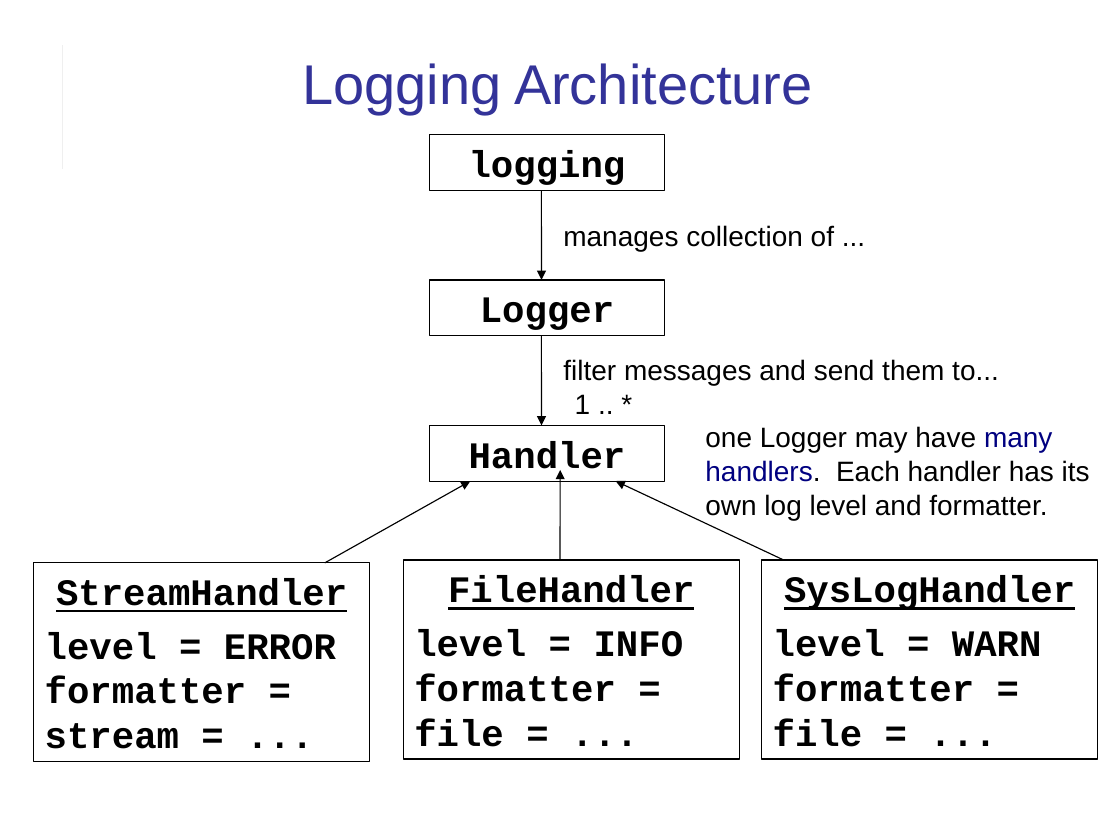
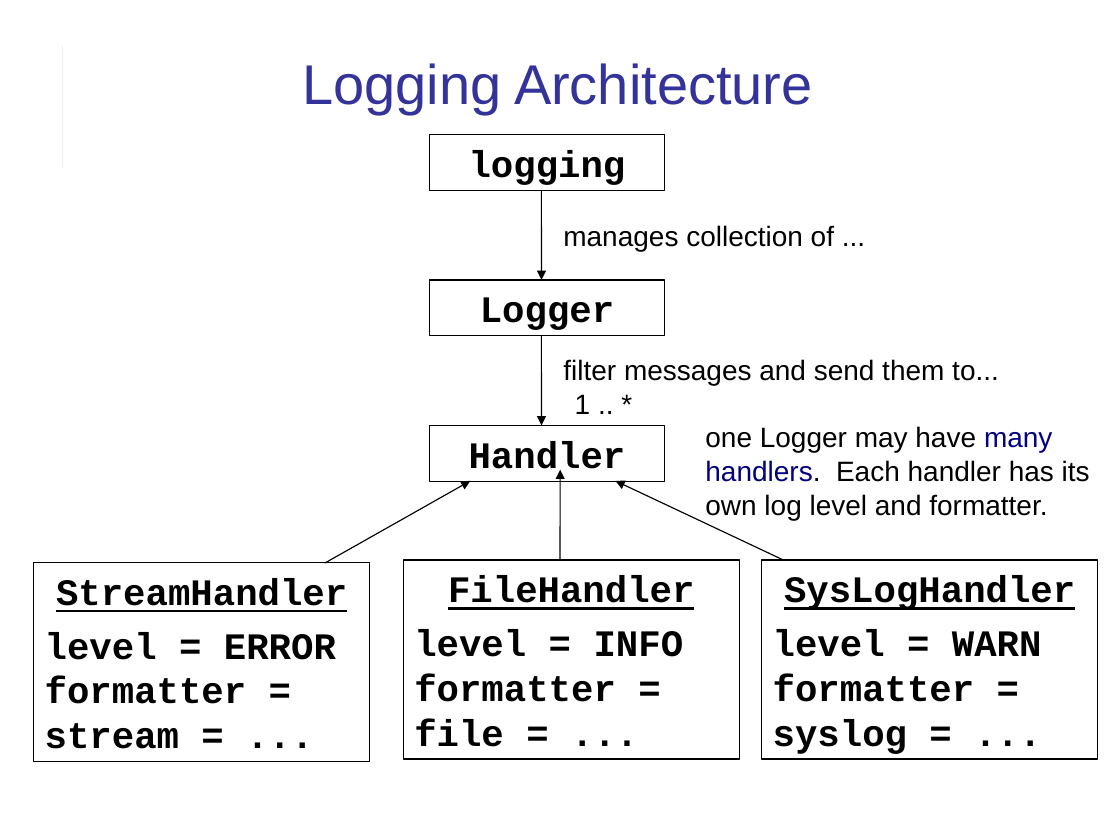
Before and after one commit to cpske/ISP, a slide deck: slide 12 of logging/Logging.ppt (slide 11 before the commit). Drawn at 1120x840 pixels with LibreOffice and Linux fonts; fonts in the diff are those of the drawing. Boxes give left, top, right and bottom in pixels: in the first picture for what was removed or moved away, otherwise in the second. Text is boxed around its words. In the diff, an @@ line names an element or a change of style, - is before the commit and + after.

```diff
--- a/logging/Logging.ppt
+++ b/logging/Logging.ppt
@@ text in rectangle at (773, 719, 907, 754): text changed @@
-file = ...
+syslog = ...
```
Also in this commit, not shown: 6 other slides changed, 1 slide added, 1 slide removed, 3 other files.
